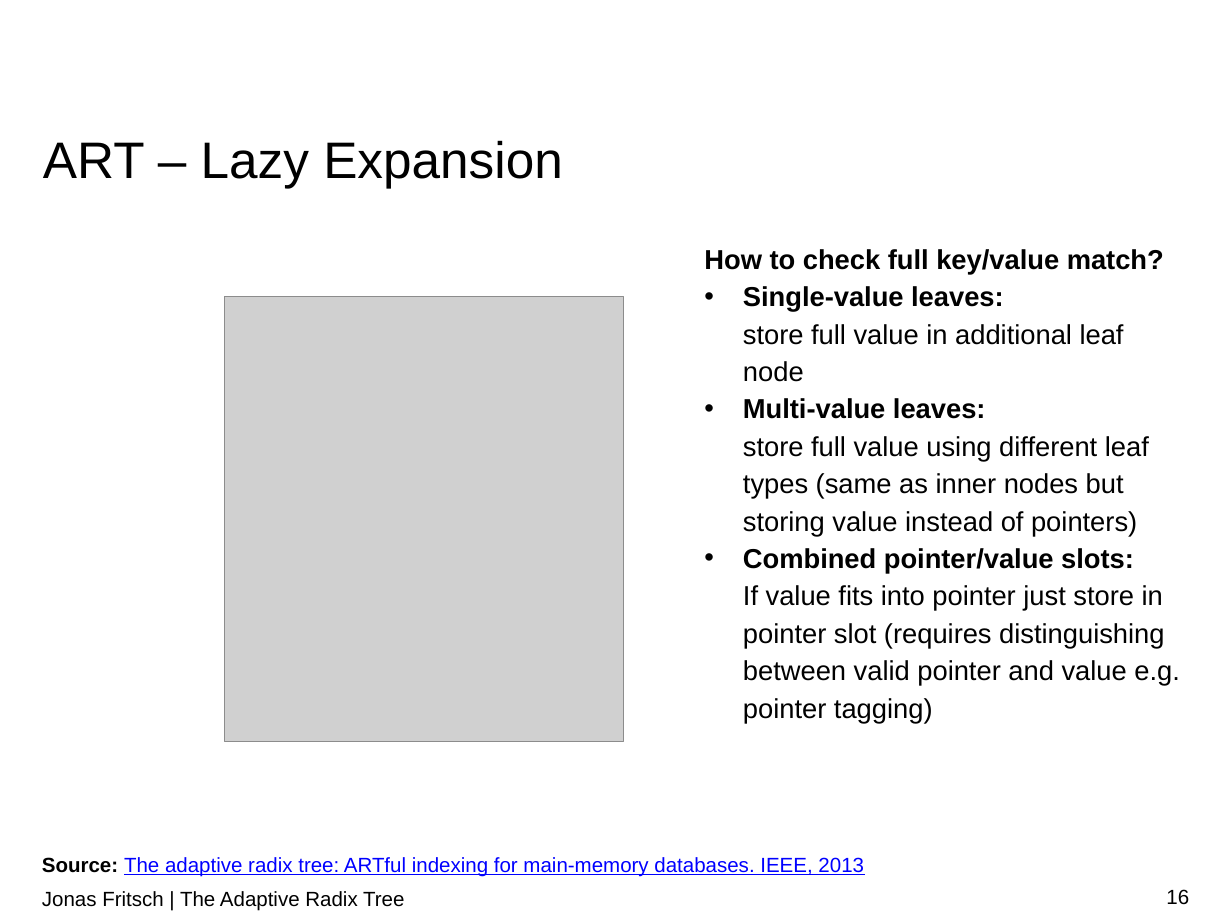
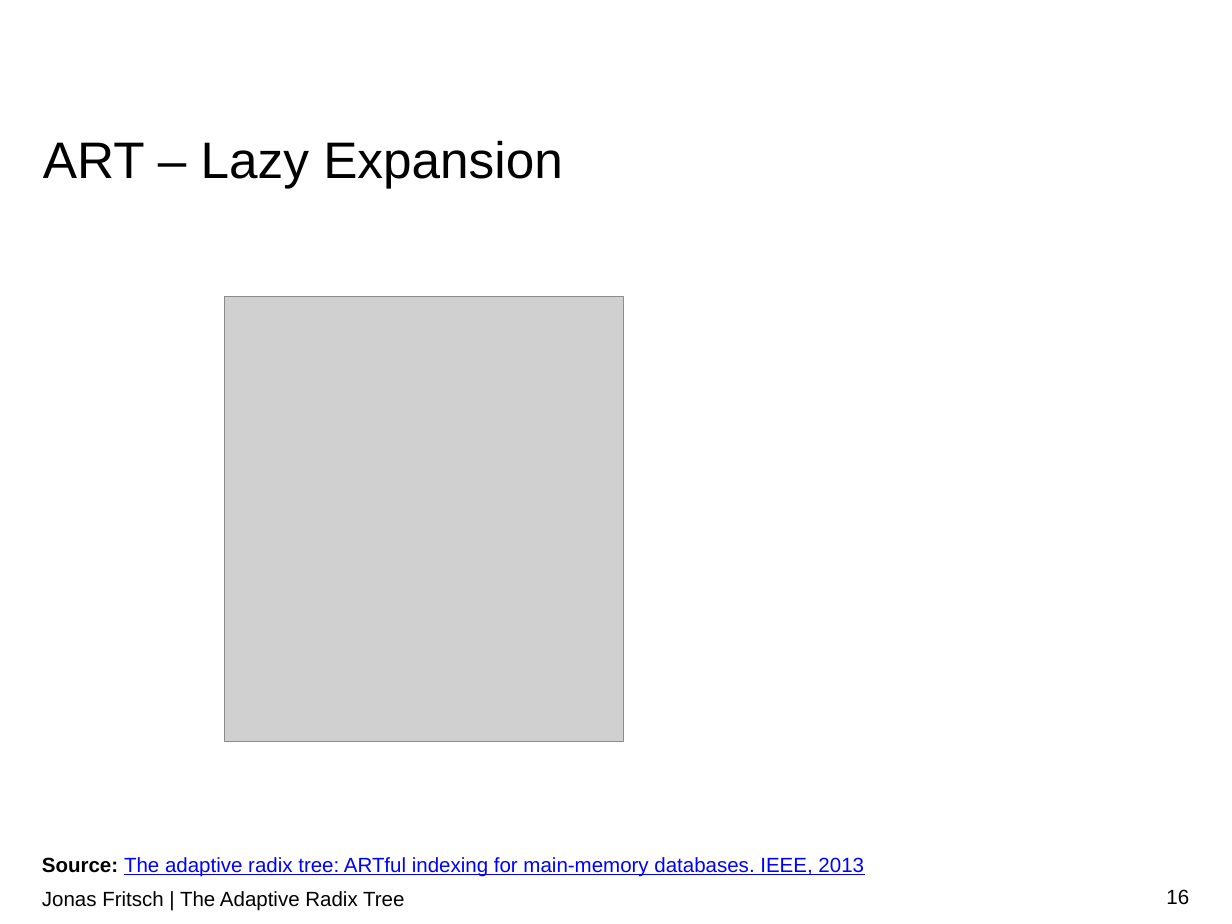
Before and after one commit to atalantus/The-Adaptive-Radix-Tree, a slide deck: slide 16 of Presentation/The Adaptive Radix Tree.pptx. Drawn at 1232x924 pixels with LibreOffice and Linux fonts; fonts in the diff are those of the drawing; grey boxes stand for pictures; background and template pictures are left out. Boxes give left, top, right and bottom in pixels: in the first picture for what was removed or moved away, otherwise in the second. Text is boxed around its words. In the diff, an @@ line names an element or a change of style, - is before the commit and + after.

Commit message:
Update Presentation

```diff
--- a/Presentation/The Adaptive Radix Tree.pptx
+++ b/Presentation/The Adaptive Radix Tree.pptx
@@ text removed at [704,249,1180,723] @@
-How to check full key/value match?
-• Single-value leaves:
-  store full value in additional leaf node
-• Multi-value leaves:
-  store full value using different leaf types (same as inner nodes but storing value instead of pointers)
-• Combined pointer/value slots:
-  If value fits into pointer just store in pointer slot (requires distinguishing between valid pointer and value e.g. pointer tagging)
```
Also in this commit, not shown: 3 other slides changed.
